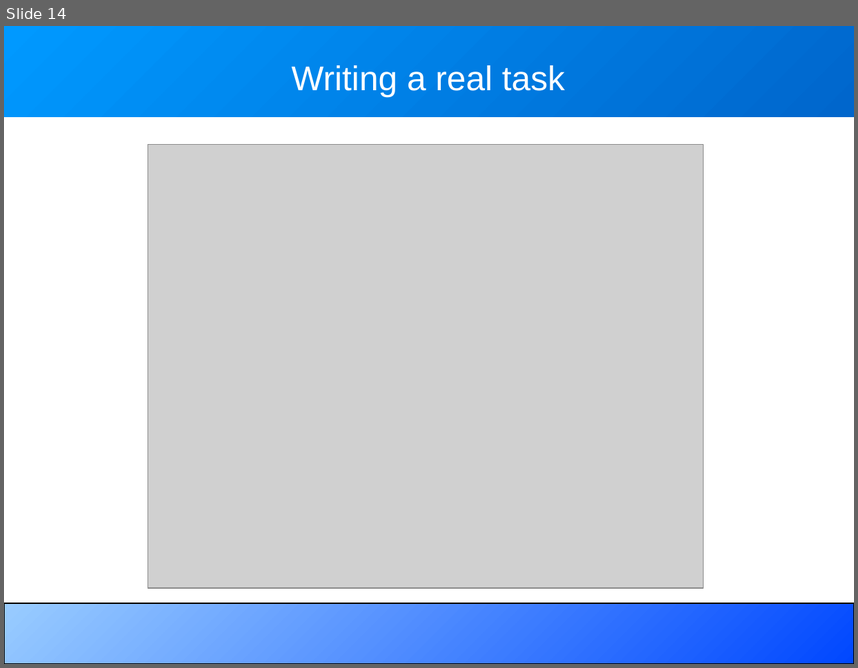
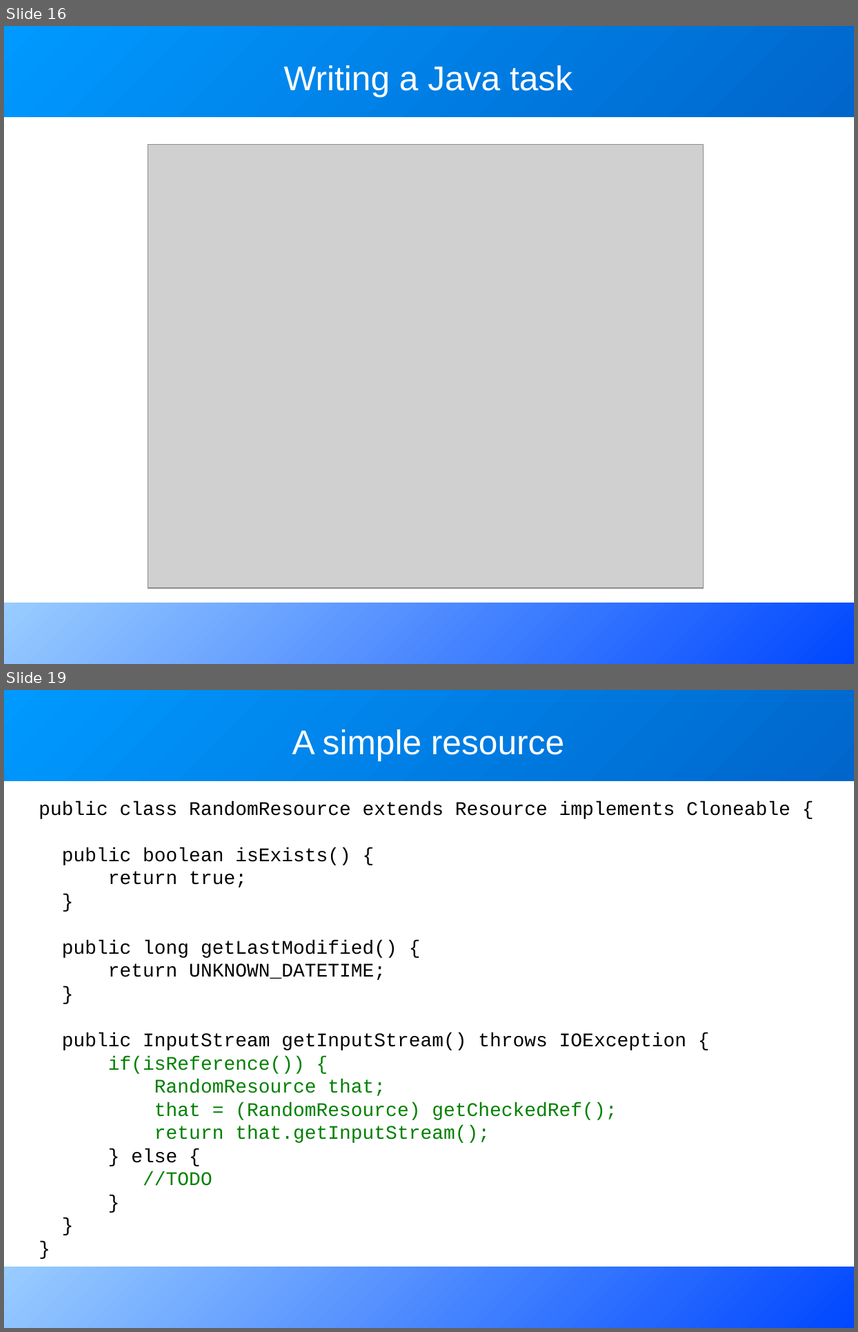
Before and after one commit to BeatrizTercero/repoSvnAnt, a slide deck: core/trunk/docs/slides/extending_ant.odp. Shown one above the other, each under a label of ours: slide 14 before the commit, slides 16 and 19 after it; the slides between them are not shown. The pictures are 858x668 and 858x1332 pixels, drawn with LibreOffice and Linux fonts; fonts in the diff are those of the drawing; grey boxes stand for pictures. Boxes give left, top, right and bottom in pixels: in the first picture for what was removed or moved away, otherwise in the second. Text is boxed around its words. In the diff, an @@ line names an element or a change of style, - is before the commit and + after.

```diff
--- a/core/trunk/docs/slides/extending_ant.odp
+++ b/core/trunk/docs/slides/extending_ant.odp
@@ slide 19 added at box(4, 690, 854, 1328), background #FFFFFF; not listed: 2 template elements that a slide beside it also shows @@
@@ title added at box(292, 729, 564, 761), 32 pt, text #FFFFFF @@
+A simple resource
@@ text added at box(38, 801, 791, 1185), 18 pt, text #000000 @@
+public class RandomResource extends Resource implements Cloneable {
+public boolean isExists() {
+return true;
+}
+public long getLastModified() {
+return UNKNOWN_DATETIME;
+}
+public InputStream getInputStream() throws IOException {
+if(isReference()) {
+RandomResource that;
+that = (RandomResource) getCheckedRef();
+return that.getInputStream();
+} else {
+//TODO
+}
+}
+}
@@ what was slide 14 is now slide 16 @@
@@ slide 16 changed as well @@
@@ title at box(284, 65, 573, 97): text changed @@
-Writing a real task
+Writing a Java task
@@ rectangle at box(4, 603, 854, 664): outline #000000 0.74 pt to none @@
```
Also in this commit, not shown: 16 other slides changed, 8 other slides added, 1 slide removed.
